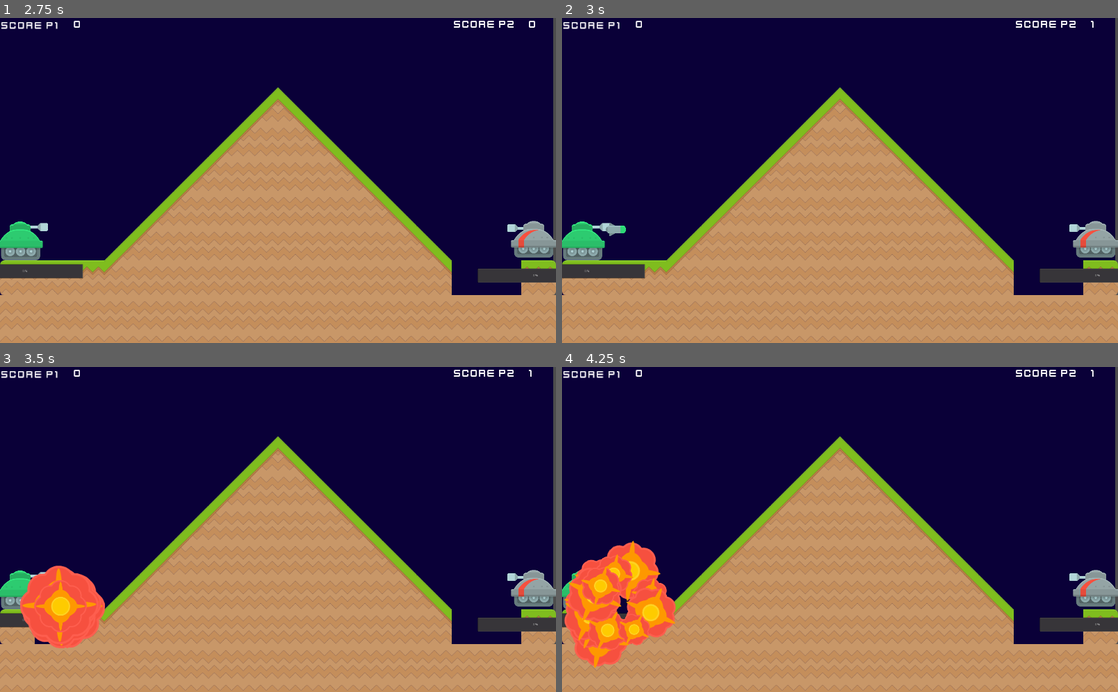
Above: before the commit, frames 1-4 (two rows, left to right).
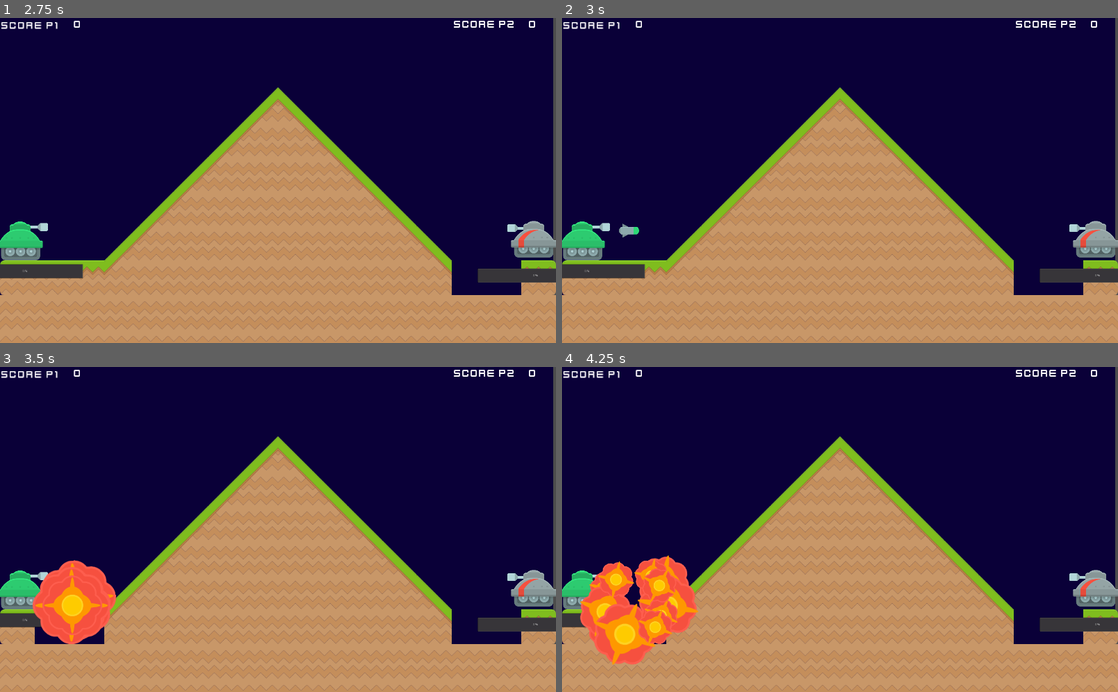
Above: after the commit, the same moments.

Repository: Xigua2011/TankFight
Game: Godot game, scene res://tankfight.tscn
Same seed, same stepped clock (60 frames per second), same inputs: the game is played once before the commit and once after it. The engine's default icon, where the game draws it, is replaced by a stand-in: a white triangle on a blue panel in a dark square.
Inputs:
- Up to frame 1 (2.75 s): tap Enter at 0.5 s
- Up to frame 2 (3 s): tap Space at 2.75 s
- Up to frame 3 (3.5 s): no input
- Up to frame 4 (4.25 s): no input

Frame 1 is identical in both runs. In frame 2, 0.2% of the frame differs, in the area x 7-97%, y 0-68%; in frame 3, 2.2%; in frame 4, 5.5%, in the area x 0-97%, y 0-93%.

Commit message:
explosion sound

Diff:
--- a/explosion.gd
+++ b/explosion.gd
@@ -9,6 +9,7 @@
 # Called when the node enters the scene tree for the first time.
 func _ready():
 	$particles.emitting = true
+	$sound.playing = true
 
 
 # Called every frame. 'delta' is the elapsed time since the previous frame.
--- a/explosion.tscn
+++ b/explosion.tscn
@@ -1,9 +1,10 @@
-[gd_scene load_steps=7 format=2]
+[gd_scene load_steps=8 format=2]
 
 [ext_resource path="res://icon.png" type="Texture" id=1]
 [ext_resource path="res://explosion.gd" type="Script" id=2]
 [ext_resource path="res://tanks/tank_explosion3.png" type="Texture" id=3]
 [ext_resource path="res://tanks/tank_explosion4.png" type="Texture" id=4]
+[ext_resource path="res://explosion.wav" type="AudioStream" id=5]
 
 [sub_resource type="ParticlesMaterial" id=1]
 flag_disable_z = true
@@ -41,3 +42,6 @@
 one_shot = true
 process_material = SubResource( 1 )
 texture = SubResource( 2 )
+
+[node name="sound" type="AudioStreamPlayer" parent="."]
+stream = ExtResource( 5 )
--- a/tankfight.tscn
+++ b/tankfight.tscn
@@ -75,7 +75,7 @@
 texture = ExtResource( 8 )
 
 [node name="fire_point" type="Node2D" parent="player1/turret/turret"]
-position = Vector2( 62.2211, -0.106018 )
+position = Vector2( 110.21, -4.64105 )
 
 [node name="TanksTankTracks3" type="Sprite" parent="player1"]
 position = Vector2( 10.0001, 39.9999 )
Not shown, added: explosion.wav.import
Not shown, added: exposion.wav.import
Not shown, changed: docs/index.html
Not shown, changed: docs/index.pck
Not shown, added: explosion.wav
Not shown, added: exposion.wav
